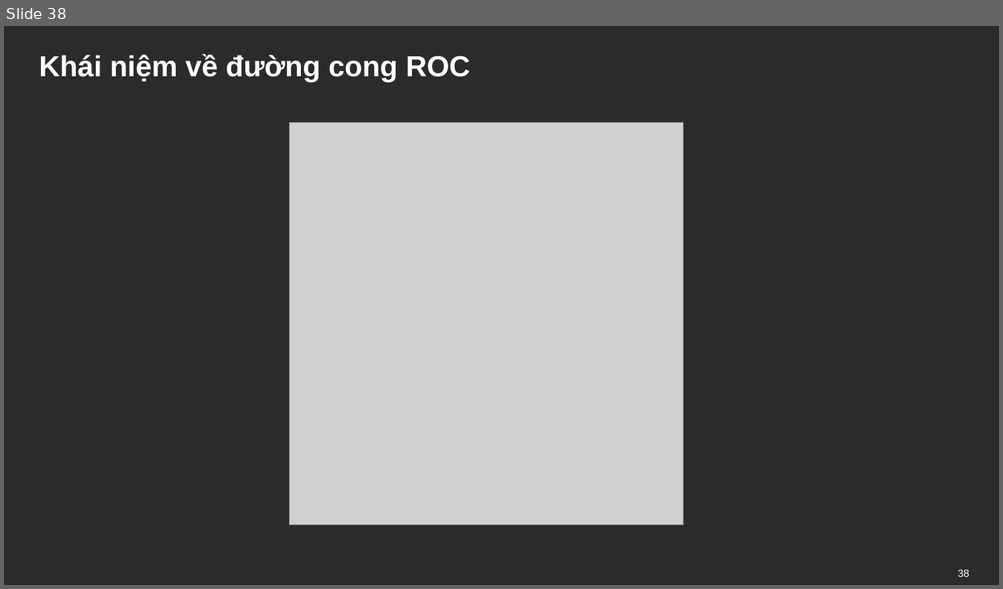
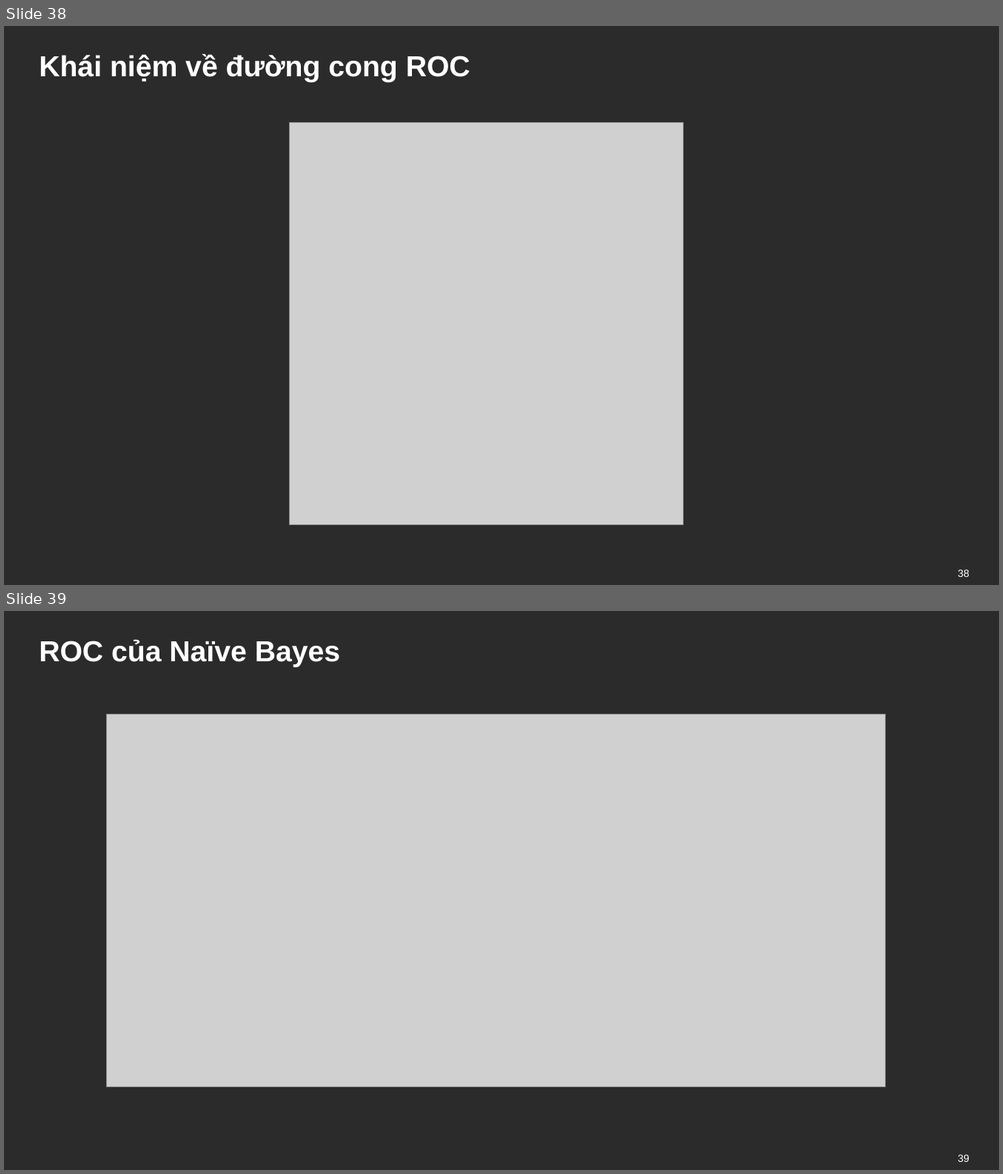
Before and after one commit to outlook1227/Data-Mining---Group-4---64CS3, a slide deck: Assignment/Breast Cancer/KHAI_PHA_DU_LIEU.pptx. Shown one above the other, each under a label of ours: slide 38 before the commit, slides 38 and 39 after it. The pictures are 1003x589 and 1003x1174 pixels, drawn with LibreOffice and Linux fonts; fonts in the diff are those of the drawing; grey boxes stand for pictures; background and template pictures are left out; a plain dark background stands for a picture behind light text. Boxes give left, top, right and bottom in pixels: in the first picture for what was removed or moved away, otherwise in the second. Text is boxed around its words. In the diff, an @@ line names an element or a change of style, - is before the commit and + after.

```diff
--- a/Assignment/Breast Cancer/KHAI_PHA_DU_LIEU.pptx
+++ b/Assignment/Breast Cancer/KHAI_PHA_DU_LIEU.pptx
@@ slide 39 added at [4,611,999,1170], background picture (left out) @@
@@ title added at [39,639,340,667], 28 pt, text #FFFFFF, bold @@
+ROC của Naïve Bayes
@@ picture added at [106,714,885,1087] @@
@@ page number added at [957,1155,969,1162], 10 pt, text #FFFFFF @@
+39
```
Also in this commit, not shown: 3 slides changed, 2 other slides added.
